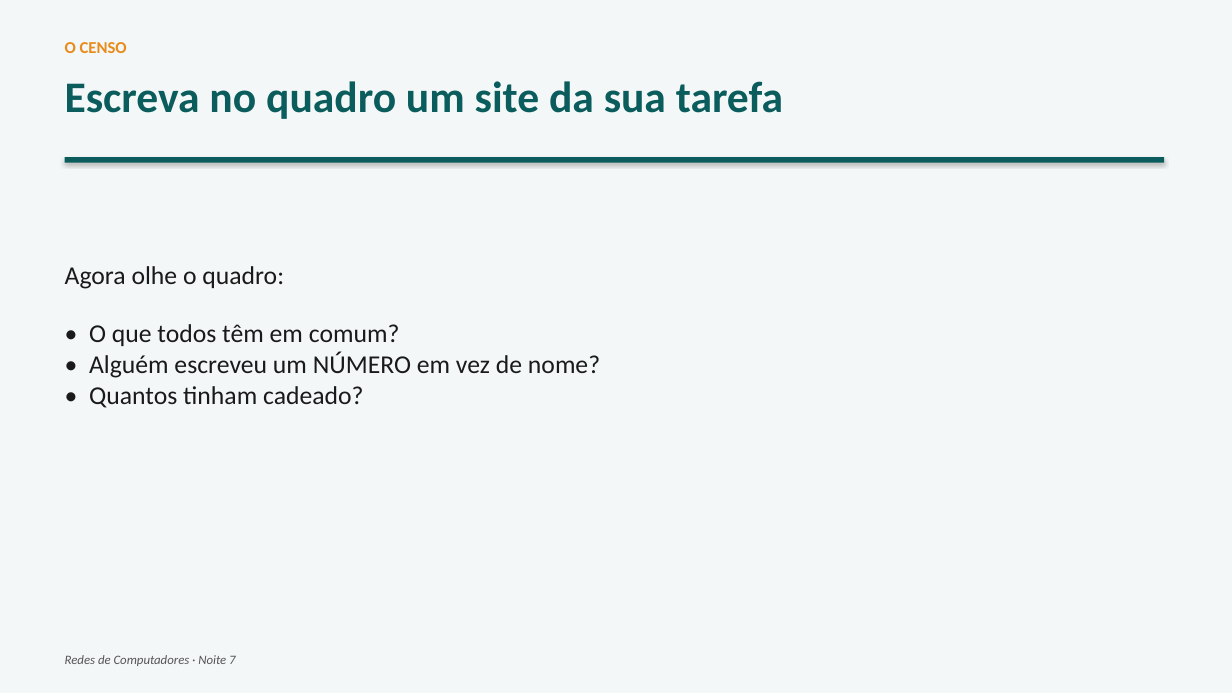
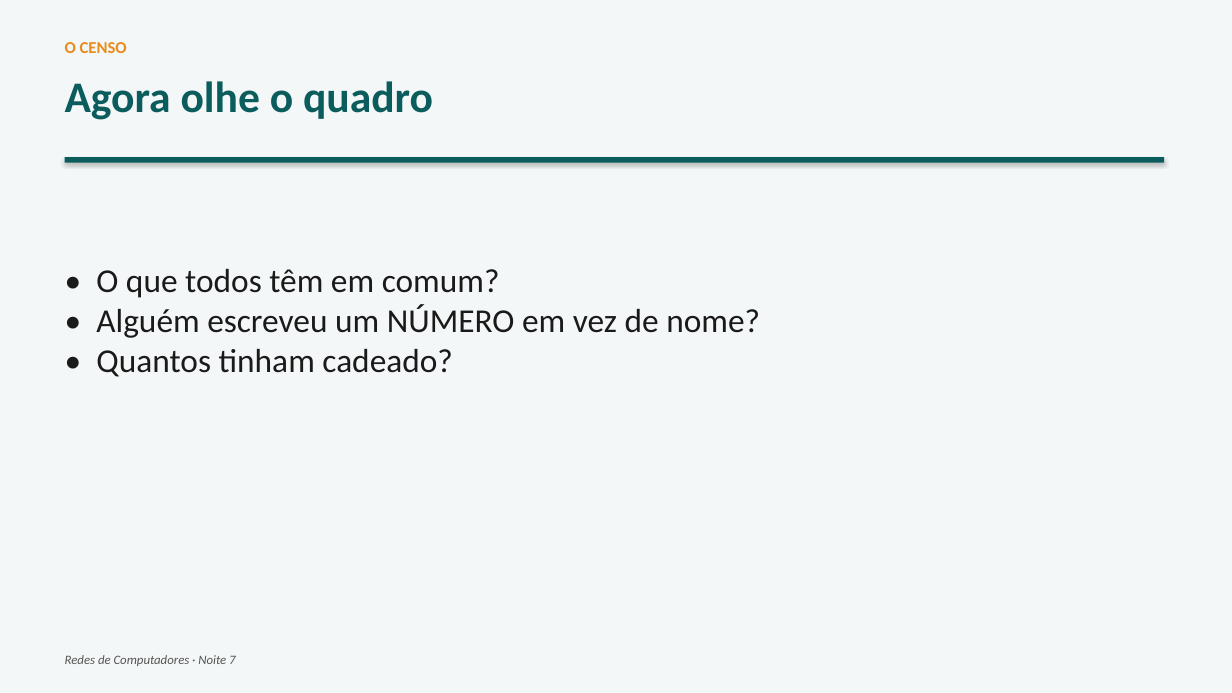
Before and after one commit to joninedel-prog/gerador_contratos, a slide deck: slide 4 of Aula - Redes 7 - Nomes na rede.pptx (slide 3 before the commit). Drawn at 1232x693 pixels with LibreOffice and Linux fonts; fonts in the diff are those of the drawing. Boxes give left, top, right and bottom in pixels: in the first picture for what was removed or moved away, otherwise in the second. Text is boxed around its words. In the diff, an @@ line names an element or a change of style, - is before the commit and + after.

```diff
--- a/Aula - Redes 7 - Nomes na rede.pptx
+++ b/Aula - Redes 7 - Nomes na rede.pptx
@@ text at bbox=[65, 81, 433, 120]: text changed @@
-Escreva no quadro um site da sua tarefa
+Agora olhe o quadro
@@ text at bbox=[65, 266, 284, 289]: paragraph removed @@
-Agora olhe o quadro:
@@ text "• O que todos têm ..." at bbox=[96, 269, 760, 377]: size 20 to 26 pt @@
```
Also in this commit, not shown: 1 other slide changed, 1 slide added, 4 other files.
